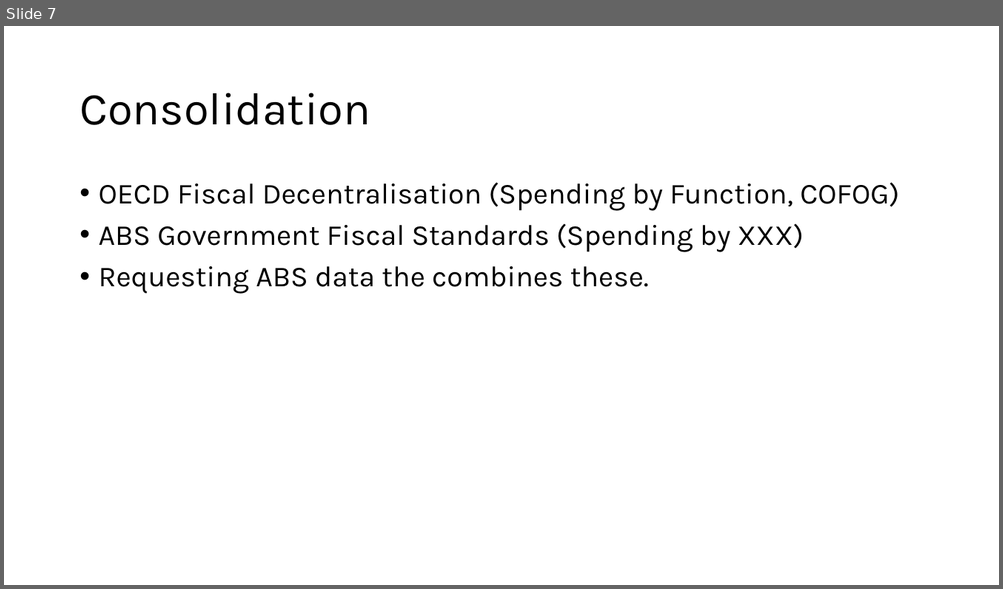
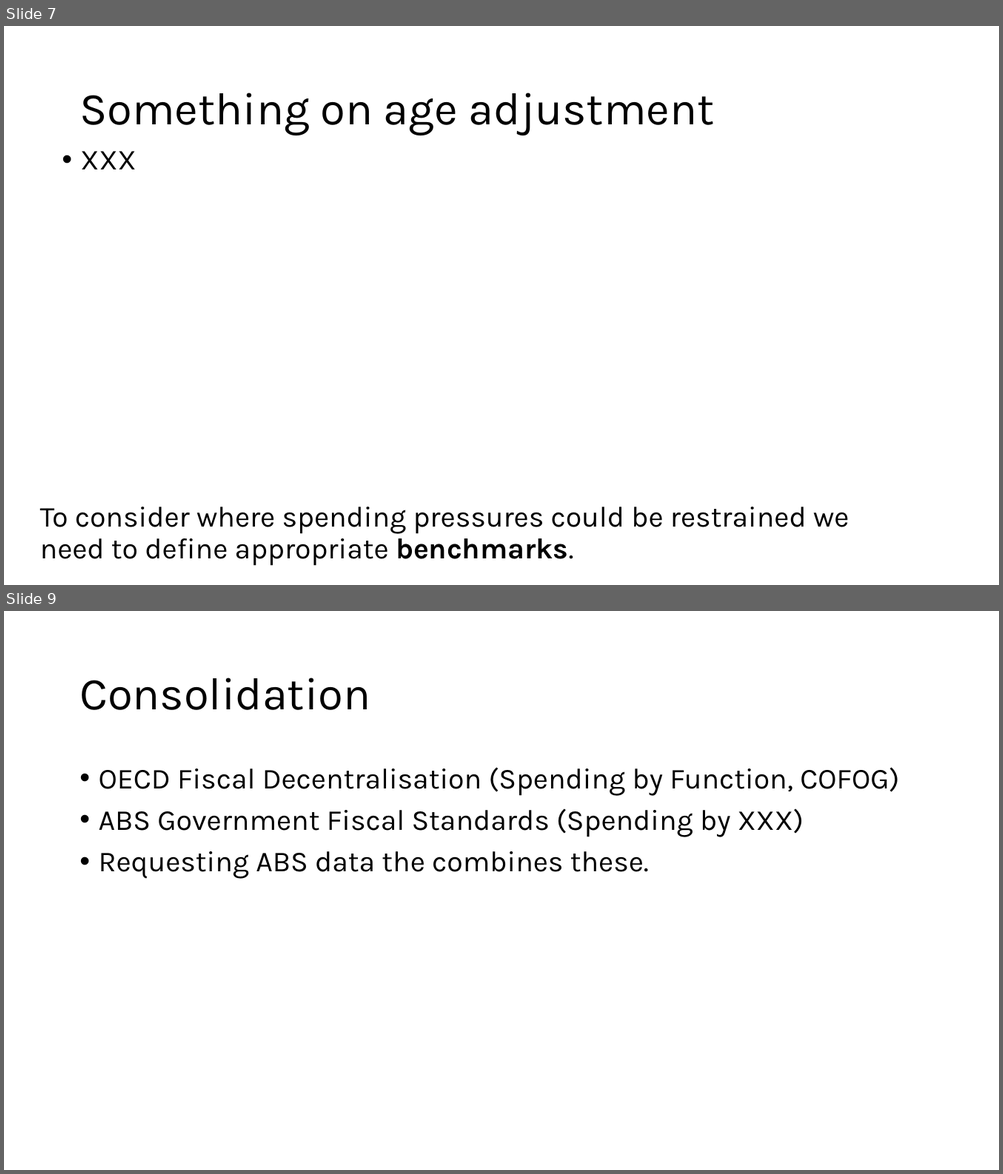
Before and after one commit to Zjub/TVHENZ, a slide deck: e61 Projects/Fiscal sustainability/OECD comparison/Initial external plans.pptx. Shown one above the other, each under a label of ours: slide 7 before the commit, slides 7 and 9 after it; the slides between them are not shown. The pictures are 1003x589 and 1003x1174 pixels, drawn with LibreOffice and Linux fonts; fonts in the diff are those of the drawing. Boxes give left, top, right and bottom in pixels: in the first picture for what was removed or moved away, otherwise in the second. Text is boxed around its words. In the diff, an @@ line names an element or a change of style, - is before the commit and + after.

```diff
--- a/e61 Projects/Fiscal sustainability/OECD comparison/Initial external plans.pptx
+++ b/e61 Projects/Fiscal sustainability/OECD comparison/Initial external plans.pptx
@@ slide 7 added at (4, 26, 999, 585), background #FFFFFF @@
@@ title added at (79, 93, 714, 136), 44 pt, text #000000 @@
+Something on age adjustment
@@ text added at (80, 151, 136, 170), 28 pt, text #000000 @@
+• XXX
@@ text added at (40, 507, 848, 566), 28 pt, text #000000 @@
+To consider where spending pressures could be restrained we need to define appropriate benchmarks.
@@ what was slide 7 is now slide 9 @@
```
Also in this commit, not shown: 9 slides changed, 5 other slides added, 3 slides removed.
